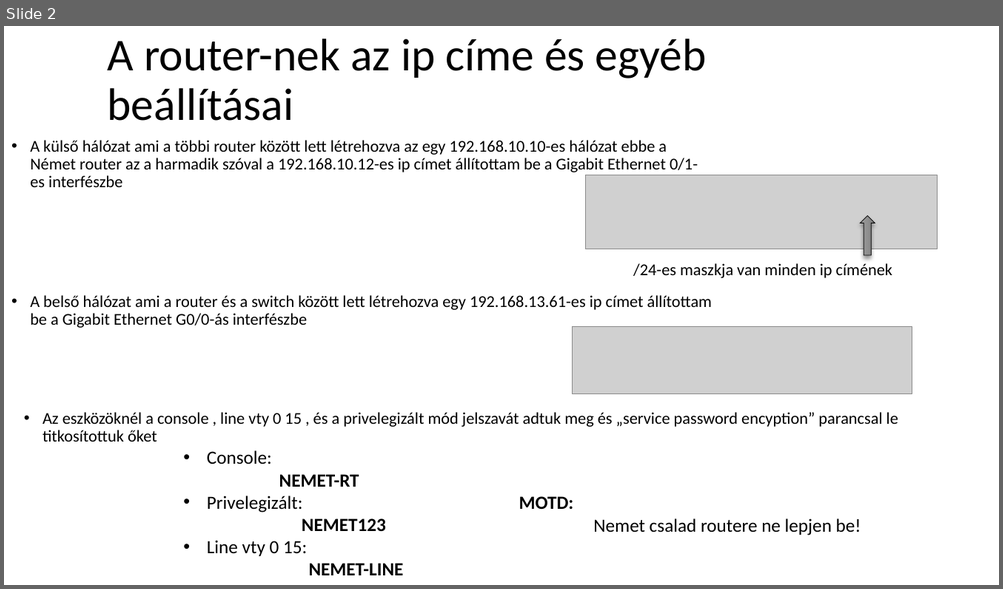
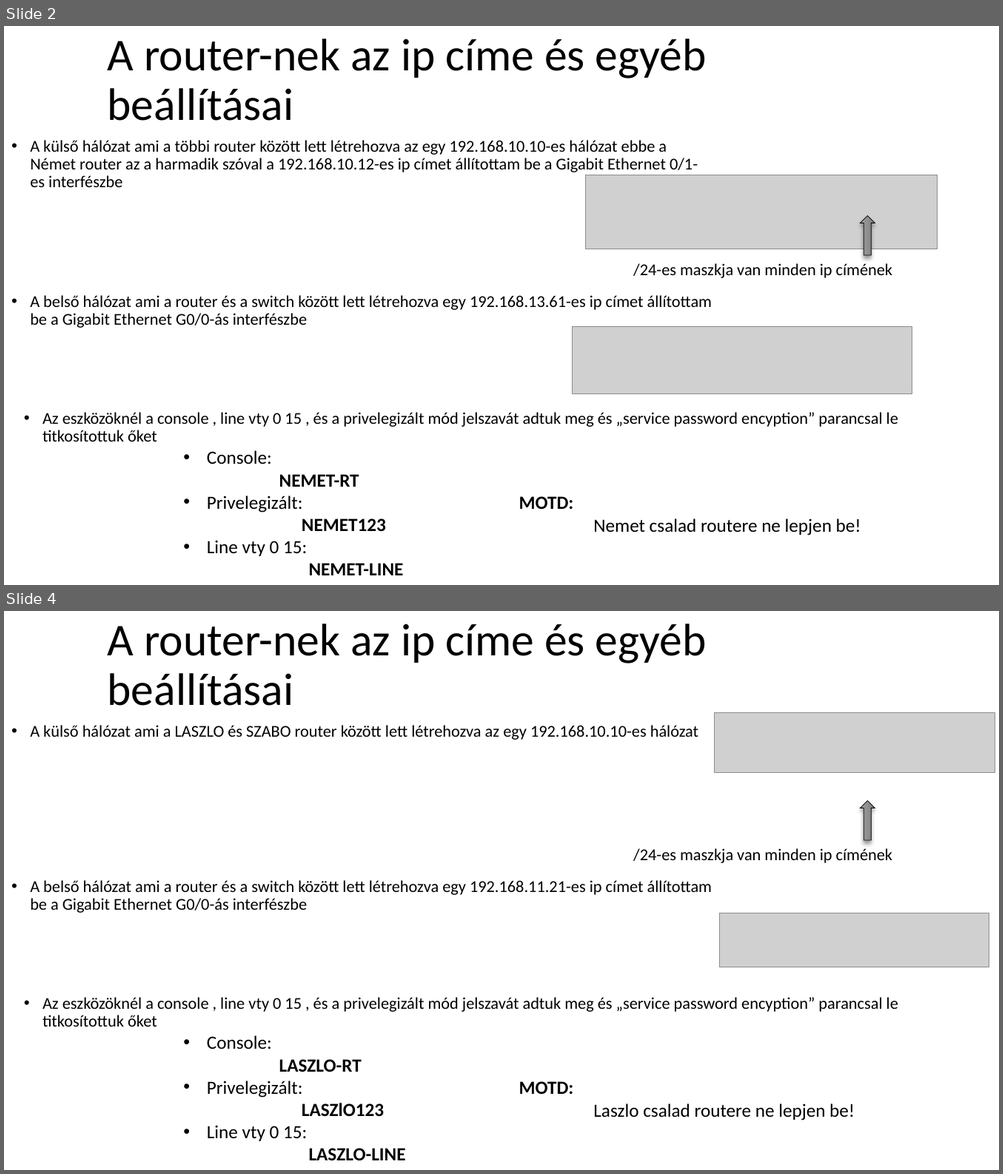
Before and after one commit to Sebi-sigma/Halozat-projekt, a slide deck: halozat ppt.pptx. Shown one above the other, each under a label of ours: slide 2 before the commit, slides 2 and 4 after it; the slides between them are not shown. The pictures are 1003x589 and 1003x1174 pixels, drawn with LibreOffice and Linux fonts; fonts in the diff are those of the drawing; grey boxes stand for pictures. Boxes give left, top, right and bottom in pixels: in the first picture for what was removed or moved away, otherwise in the second. Text is boxed around its words. In the diff, an @@ line names an element or a change of style, - is before the commit and + after.

```diff
--- a/halozat ppt.pptx
+++ b/halozat ppt.pptx
@@ slide 4 added at bbox=[4, 611, 999, 1170], background #FFFFFF @@
@@ title added at bbox=[108, 624, 706, 706], 44 pt, text #000000 @@
+A router-nek az ip címe és egyéb beállításai
@@ picture added at bbox=[714, 712, 995, 773] @@
@@ text added at bbox=[30, 725, 698, 740], 16 pt, text #000000 @@
+• A külső hálózat ami a LASZLO és SZABO router között lett létrehozva az egy 192.168.10.10-es hálózat
@@ right arrow added at bbox=[860, 801, 875, 840], fill gradient #9D9D9D to #909090 to #7C7C7C, outline #000000 0.5 pt @@
@@ text added at bbox=[633, 849, 893, 863], 16 pt, text #000000 @@
+/24-es maszkja van minden ip címének
@@ text added at bbox=[30, 880, 712, 913], 16 pt, text #000000 @@
+• A belső hálózat ami a router és a switch között lett létrehozva egy 192.168.11.21-es ip címet állítottam be a Gigabit Ethernet G0/0-ás interfészbe
@@ picture added at bbox=[720, 914, 989, 968] @@
@@ text added at bbox=[42, 997, 898, 1027], 16 pt, text #000000 @@
+• Az eszközöknél a console , line vty 0 15 , és a privelegizált mód jelszavát adtuk meg és „service password encyption” parancsal le titkosítottuk őket
@@ text added at bbox=[207, 1036, 406, 1161], 18 pt, text #000000 @@
+• Console:
+LASZLO-RT
+• Privelegizált:
+LASZlO123
+• Line vty 0 15:
+LASZLO-LINE
@@ text added at bbox=[519, 1082, 854, 1121], 18 pt, text #000000 @@
+MOTD:
+Laszlo csalad routere ne lepjen be!
```
Also in this commit, not shown: 1 other slide added, 1 other file.
